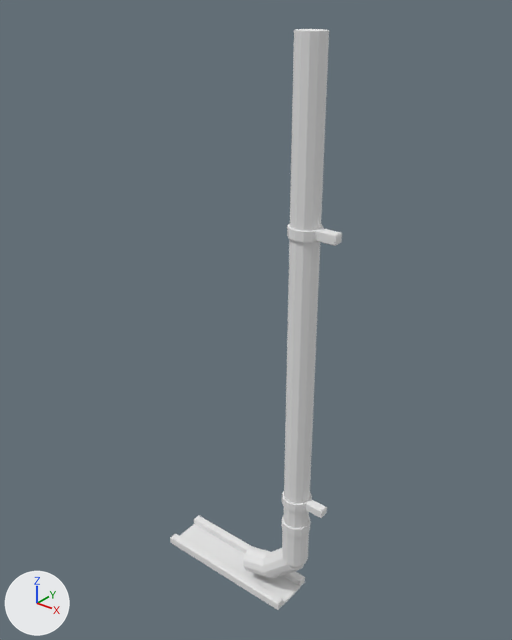
A saved change to the FBX model Assets/Resources/CityTerraces/GableRainShoe.fbx.
Before and after are seen from a camera (50 mm lens) standing at (1.9, -2.77, 3.61) and looking at (-0.27, -0.05, 1.93). Lighting does not change. The marker at lower left points along +X, +Y and +Z. The older version comes first. Where no turn or scale is listed for an object, it has been applied to the vertices. Vertices at exactly the same position are counted once.

Objects in the first picture: 'Galvanized shoe__SteelLight', 'Outlet channel__Concrete', 'Painted downpipe__Steel'.
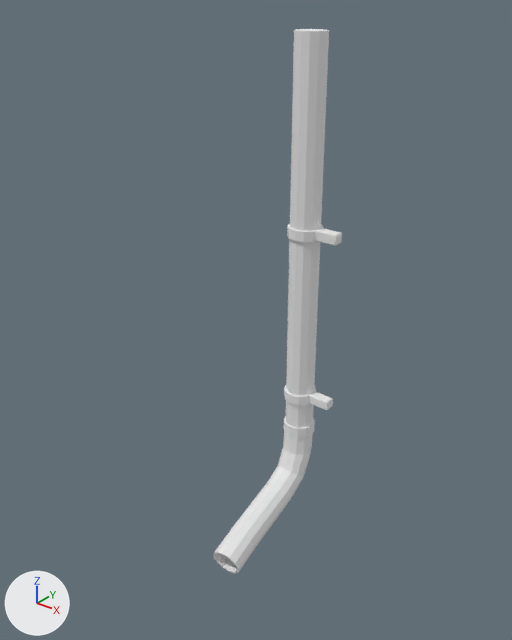
What differs and where, as boxes [x1, y1, x2, y2] in the pictures (512 x 640 px; the box of a moved part takes in the faces that stretch with it):
'Painted downpipe__Steel', reshaped (20% shorter)
    before: [282, 29, 342, 528]
    after: [284, 29, 342, 428]
'Galvanized shoe__SteelLight', reshaped (49% wider, 155% taller)
    before: [243, 517, 311, 578]
    after: [213, 416, 315, 573]
'Outlet channel__Concrete', deleted
    before: [170, 515, 305, 610]
part 1 of me_galvanized_shoe__steellight, added
    after: [283, 416, 315, 438]
part 2 of me_galvanized_shoe__steellight, added
    after: [213, 432, 313, 573]
part 3 of me_galvanized_shoe__steellight, deleted
    before: [282, 532, 309, 567]
part 4 of me_galvanized_shoe__steellight, deleted
    before: [263, 548, 304, 578]
part 5 of me_galvanized_shoe__steellight, deleted
    before: [243, 547, 270, 578]
part 6 of me_galvanized_shoe__steellight, deleted
    before: [281, 517, 311, 538]
part 7 of me_painted_downpipe__steel, moved or reshaped
    before: [304, 498, 327, 518]
    after: [308, 391, 333, 410]
part 8 of me_painted_downpipe__steel, moved or reshaped
    before: [282, 491, 312, 512]
    after: [284, 385, 316, 405]
part 9 of me_painted_downpipe__steel, moved or reshaped
    before: [283, 382, 315, 528]
    after: [286, 382, 315, 428]

What the commit changed:
me_galvanized_shoe__steellight is used by ob_galvanized_shoe__steellight; location (0.0, 0.0, 0.0).
me_galvanized_shoe__steellight had 96 vertices, 56 faces and spanned x -0.373..0.088, y -0.088..0.088, z 0.042..0.65.
me_galvanized_shoe__steellight now has 168 vertices, 158 faces and spans x -0.088..0.121, y -0.712..0.088, z 0.782..1.37.
me_galvanized_shoe__steellight part 1: a new loose piece, a 12-sided cylinder along z spanning x -0.088..0.088, y -0.088..0.088, z 1.307..1.37, in mat_municipal_stair_finishes_001 (white #e7e7e7).
me_galvanized_shoe__steellight part 2: a new loose piece of 144 vertices spanning x -0.081..0.121, y -0.712..0.081, z 0.782..1.346, in mat_municipal_stair_finishes_001 (white #e7e7e7).
me_galvanized_shoe__steellight part 3: the loose piece of 24 vertices spanning x -0.081..0.081, y -0.081..0.081, z 0.35..0.64 is deleted.
me_galvanized_shoe__steellight part 4: the loose piece of 24 vertices spanning x -0.237..0.057, y -0.081..0.081, z 0.113..0.407 is deleted.
me_galvanized_shoe__steellight part 5: the loose piece of 24 vertices spanning x -0.373..-0.157, y -0.081..0.081, z 0.042..0.248 is deleted.
me_galvanized_shoe__steellight part 6: the loose piece of 24 vertices spanning x -0.088..0.088, y -0.088..0.088, z 0.59..0.65 is deleted.
me_painted_downpipe__steel is used by ob_painted_downpipe__steel; location (0.0, 0.0, 0.0).
me_painted_downpipe__steel had 104 vertices, 70 faces and spanned x -0.09..0.19, y -0.09..0.09, z 0.59..3.4.
me_painted_downpipe__steel now has 104 vertices, 70 faces and spans x -0.09..0.19, y -0.09..0.09, z 1.34..3.4.
me_painted_downpipe__steel part 7: the loose piece of 16 vertices spanning x 0.03..0.19, y -0.03..0.03, z 0.78..0.84 is moved by (0.0, 0.0, 0.74).
me_painted_downpipe__steel part 8: the loose piece of 24 vertices spanning x -0.09..0.09, y -0.09..0.09, z 0.78..0.84 is moved by (0.0, 0.0, 0.74).
me_painted_downpipe__steel part 9: all 12 vertices in x -0.08..0.08, y -0.08..0.08, z 0.59 are moved by (0.0, 0.0, 0.75).
Object 'Outlet channel__Concrete' (ob_outlet_channel__concrete) is deleted.
